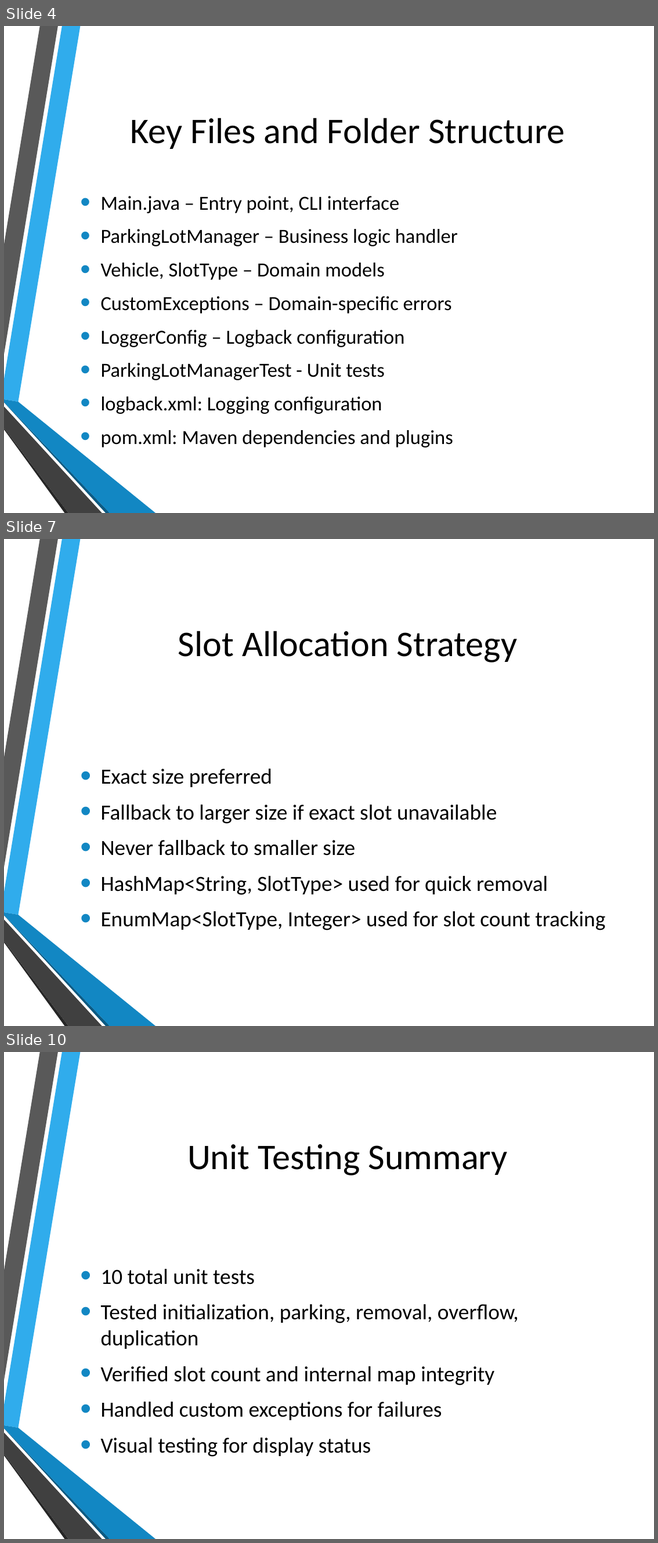
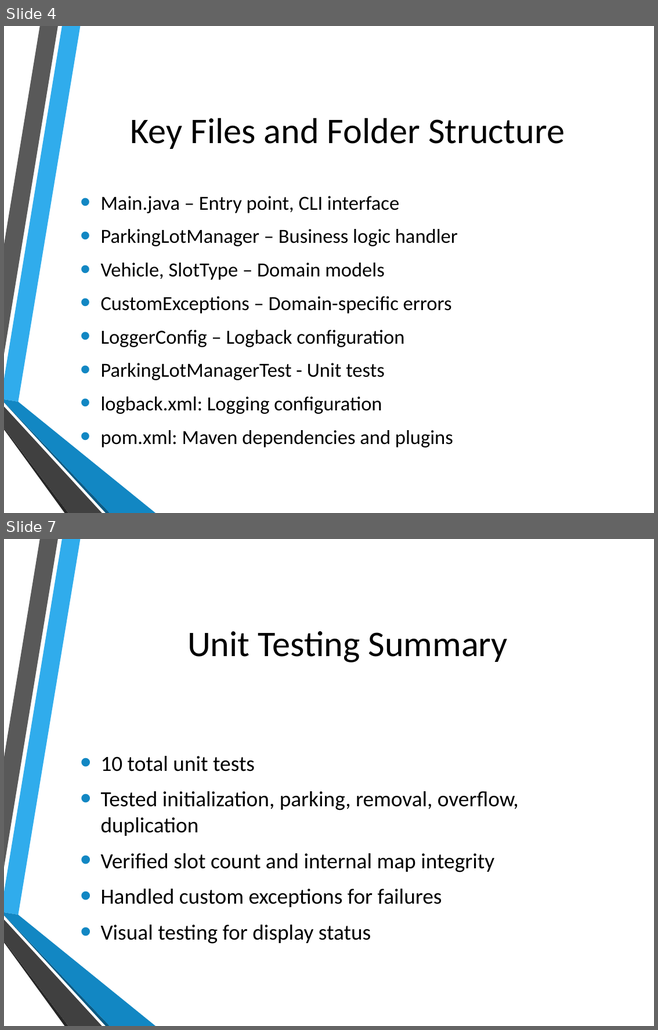
Before and after one commit to PradyumnaD2999/ParkingLotApp, a slide deck: presentation/ParkingLotApp.pptx. Shown one above the other, each under a label of ours: slides 4, 7 and 10 before the commit, slides 4 and 7 after it; the slides between them are not shown. The pictures are 658x1543 and 658x1030 pixels, drawn with LibreOffice and Linux fonts; fonts in the diff are those of the drawing; background and template pictures are left out. Boxes give left, top, right and bottom in pixels: in the first picture for what was removed or moved away, otherwise in the second. Text is boxed around its words. In the diff, an @@ line names an element or a change of style, - is before the commit and + after.

```diff
--- a/presentation/ParkingLotApp.pptx
+++ b/presentation/ParkingLotApp.pptx
@@ slide 7 removed at (4,539,654,1026), background picture (left out); not listed: 6 template elements that a slide beside it also shows @@
@@ title removed at (178,631,517,663) @@
-Slot Allocation Strategy
@@ text removed at (101,769,605,931) @@
-• Exact size preferred
-• Fallback to larger size if exact slot unavailable
-• Never fallback to smaller size
-• HashMap<String, SlotType> used for quick removal
-• EnumMap<SlotType, Integer> used for slot count tracking
@@ what was slide 10 is now slide 7 @@
```
Also in this commit, not shown: 2 slides changed, 2 other slides removed, 1 other file.
